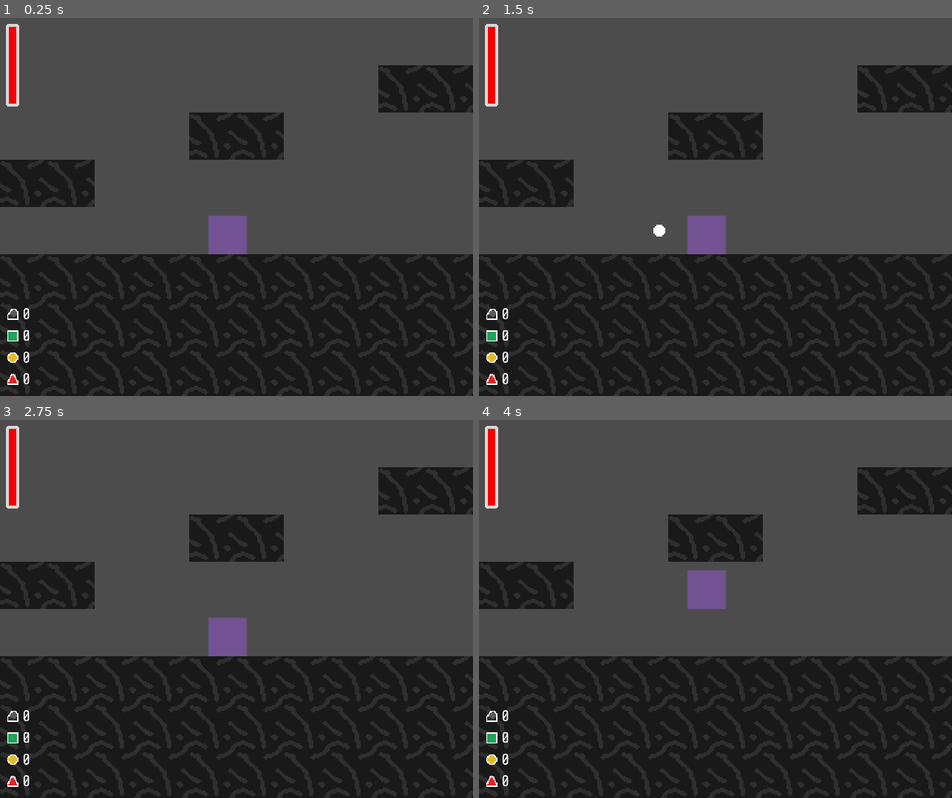
Above: before the commit, frames 1-4 (two rows, left to right).
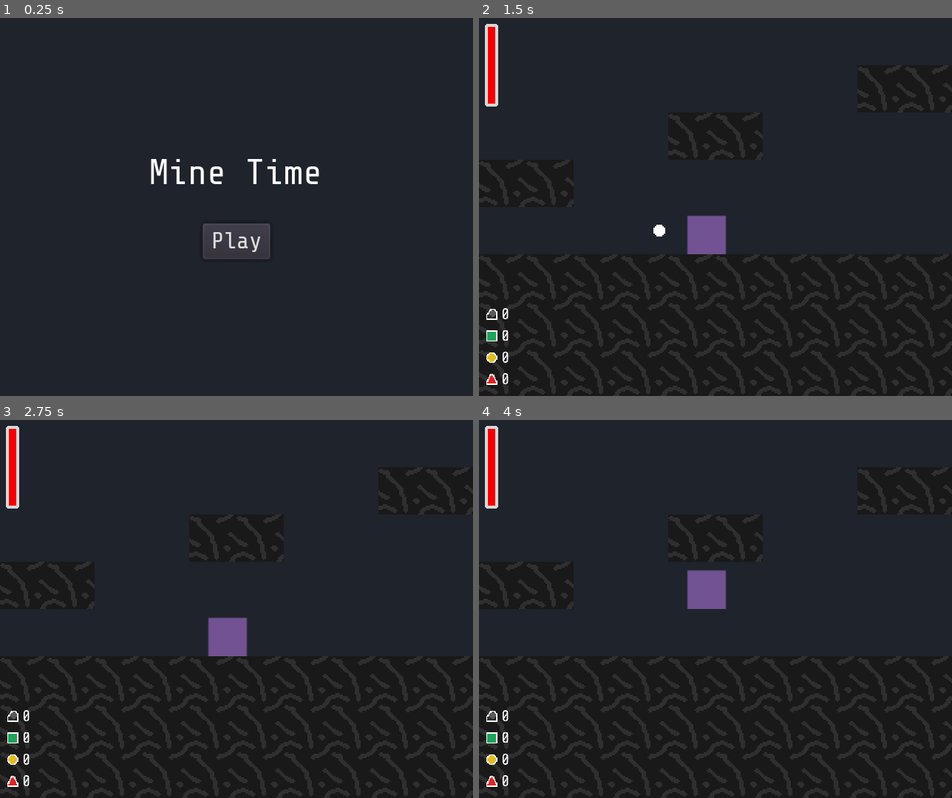
Above: after the commit, the same moments.

Repository: gelvinp/ld51-collapsing-cave
Game: Godot game, scene res://assets/scenes/App.tscn
Same seed, same stepped clock (60 frames per second), same inputs: the game is played once before the commit and once after it. Before the commit the project starts from res://assets/scenes/Game.tscn.
Inputs (mouse positions are in pixels of both pictures, inside the frame that each line leads up to):
- Up to frame 1 (0.25 s): no input
- Up to frame 2 (1.5 s): click (715, 241) at 0.5 s, where only the run after the commit has a clickable "Play"; tap Enter at 1.25 s; hold Right (mine_right) from 1.28 s (still down); tap Space (attack) at 1.35 s
- Up to frame 3 (2.75 s): keep holding Right (mine_right); tap W (jump) at 1.52, 2.27 s; tap Q (build) at 2.1 s
- Up to frame 4 (4 s): release Right (mine_right) at 2.78 s; hold Left (mine_left) 2.78-3.53 s; tap Space (attack) at 2.85 s; hold Right (mine_right) from 3.53 s (still down); tap Q (build) at 3.6 s; tap W (jump) at 3.77 s

The runs differ from the first frame. In frame 1, 55% of the frame differs, in the area x 0-100%, y 0-98%; in frame 2, 53%; in frame 3, 54%; in frame 4, 54%.

Commit message:
Main menu + play again

Diff:
--- a/assets/Maps/Intro.gd
+++ b/assets/Maps/Intro.gd
@@ -4,7 +4,3 @@
 func _on_Enemy_died():
 	tilemap.set_cellv(Vector2(9, -38), Map.TileType.LADDER)
 	$HatchManager.play()
-
-
-func _exit_tree():
-	MapLoader.intro_cleared = true
--- a/assets/Maps/LargeEnemy.tscn
+++ b/assets/Maps/LargeEnemy.tscn
@@ -4,7 +4,7 @@
 [ext_resource path="res://assets/Maps/SmallEnemy.gd" type="Script" id=2]
 [ext_resource path="res://assets/scenes/BigEnemy.tscn" type="PackedScene" id=3]
 
-[node name="IntroMap" type="Node2D"]
+[node name="LargeEnemy" type="Node2D"]
 script = ExtResource( 2 )
 
 [node name="TileMap" type="TileMap" parent="."]
--- a/assets/Maps/SmallEnemy.tscn
+++ b/assets/Maps/SmallEnemy.tscn
@@ -4,7 +4,7 @@
 [ext_resource path="res://assets/Maps/SmallEnemy.gd" type="Script" id=2]
 [ext_resource path="res://assets/scenes/Enemy.tscn" type="PackedScene" id=3]
 
-[node name="IntroMap" type="Node2D"]
+[node name="SmallEnemy" type="Node2D"]
 script = ExtResource( 2 )
 
 [node name="TileMap" type="TileMap" parent="."]
--- a/assets/Maps/SmallMine.tscn
+++ b/assets/Maps/SmallMine.tscn
@@ -3,7 +3,7 @@
 [ext_resource path="res://assets/tileset.tres" type="TileSet" id=1]
 [ext_resource path="res://assets/scripts/map.gd" type="Script" id=2]
 
-[node name="IntroMap" type="Node2D"]
+[node name="SmallMine" type="Node2D"]
 script = ExtResource( 2 )
 
 [node name="TileMap" type="TileMap" parent="."]
--- a/assets/Maps/Start.tscn
+++ b/assets/Maps/Start.tscn
@@ -3,7 +3,7 @@
 [ext_resource path="res://assets/tileset.tres" type="TileSet" id=1]
 [ext_resource path="res://assets/scripts/map.gd" type="Script" id=2]
 
-[node name="IntroMap" type="Node2D"]
+[node name="Start" type="Node2D"]
 script = ExtResource( 2 )
 
 [node name="TileMap" type="TileMap" parent="."]
--- a/assets/Maps/Upgrade.tscn
+++ b/assets/Maps/Upgrade.tscn
@@ -3,7 +3,7 @@
 [ext_resource path="res://assets/tileset.tres" type="TileSet" id=1]
 [ext_resource path="res://assets/scripts/map.gd" type="Script" id=2]
 
-[node name="IntroMap" type="Node2D"]
+[node name="Upgrade" type="Node2D"]
 script = ExtResource( 2 )
 
 [node name="TileMap" type="TileMap" parent="."]
--- /dev/null
+++ b/assets/scenes/App.tscn
@@ -0,0 +1,122 @@
+[gd_scene load_steps=5 format=2]
+
+[ext_resource path="res://assets/ShareTechMono-Regular.ttf" type="DynamicFontData" id=1]
+[ext_resource path="res://assets/theme.tres" type="Theme" id=2]
+[ext_resource path="res://assets/scripts/App.gd" type="Script" id=3]
+
+[sub_resource type="DynamicFont" id=1]
+size = 24
+font_data = ExtResource( 1 )
+
+[node name="App" type="Node2D"]
+script = ExtResource( 3 )
+
+[node name="ColorRect" type="ColorRect" parent="."]
+margin_right = 320.0
+margin_bottom = 256.0
+color = Color( 0.121569, 0.141176, 0.176471, 1 )
+
+[node name="MainMenu" type="Control" parent="."]
+margin_right = 320.0
+margin_bottom = 256.0
+
+[node name="MarginContainer" type="MarginContainer" parent="MainMenu"]
+margin_right = 320.0
+margin_bottom = 256.0
+size_flags_horizontal = 3
+size_flags_vertical = 3
+
+[node name="VBoxContainer" type="VBoxContainer" parent="MainMenu/MarginContainer"]
+margin_right = 320.0
+margin_bottom = 256.0
+size_flags_horizontal = 3
+size_flags_vertical = 3
+custom_constants/separation = 20
+alignment = 1
+
+[node name="Label" type="Label" parent="MainMenu/MarginContainer/VBoxContainer"]
+margin_left = 101.0
+margin_top = 91.0
+margin_right = 218.0
+margin_bottom = 119.0
+size_flags_horizontal = 4
+theme = ExtResource( 2 )
+custom_fonts/font = SubResource( 1 )
+text = "Mine Time"
+
+[node name="Button" type="Button" parent="MainMenu/MarginContainer/VBoxContainer"]
+margin_left = 136.0
+margin_top = 139.0
+margin_right = 184.0
+margin_bottom = 164.0
+size_flags_horizontal = 4
+theme = ExtResource( 2 )
+text = "Play"
+
+[node name="GameOver" type="Control" parent="."]
+pause_mode = 2
+visible = false
+margin_right = 320.0
+margin_bottom = 256.0
+
+[node name="ColorRect" type="ColorRect" parent="GameOver"]
+margin_right = 320.0
+margin_bottom = 256.0
+color = Color( 0, 0, 0, 0.431373 )
+
+[node name="MarginContainer" type="MarginContainer" parent="GameOver"]
+margin_right = 320.0
+margin_bottom = 256.0
+size_flags_horizontal = 3
+size_flags_vertical = 3
+
+[node name="VBoxContainer" type="VBoxContainer" parent="GameOver/MarginContainer"]
+margin_right = 320.0
+margin_bottom = 256.0
+size_flags_horizontal = 3
+size_flags_vertical = 3
+custom_constants/separation = 20
+alignment = 1
+
+[node name="Label" type="Label" parent="GameOver/MarginContainer/VBoxContainer"]
+margin_left = 95.0
+margin_top = 60.0
+margin_right = 225.0
+margin_bottom = 88.0
+size_flags_horizontal = 4
+theme = ExtResource( 2 )
+custom_fonts/font = SubResource( 1 )
+text = "Game Over!"
+
+[node name="VBoxContainer" type="VBoxContainer" parent="GameOver/MarginContainer/VBoxContainer"]
+margin_top = 108.0
+margin_right = 320.0
+margin_bottom = 150.0
+theme = ExtResource( 2 )
+
+[node name="ScoreLabel" type="Label" parent="GameOver/MarginContainer/VBoxContainer/VBoxContainer"]
+margin_left = 115.0
+margin_right = 205.0
+margin_bottom = 19.0
+size_flags_horizontal = 4
+text = "Score: XXX"
+
+[node name="HighScoreLabel" type="Label" parent="GameOver/MarginContainer/VBoxContainer/VBoxContainer"]
+margin_left = 92.0
+margin_top = 23.0
+margin_right = 227.0
+margin_bottom = 42.0
+size_flags_horizontal = 4
+text = "High Score: XXX"
+
+[node name="Button" type="Button" parent="GameOver/MarginContainer/VBoxContainer"]
+margin_left = 109.0
+margin_top = 170.0
+margin_right = 211.0
+margin_bottom = 195.0
+size_flags_horizontal = 4
+theme = ExtResource( 2 )
+text = "Play Again"
+
+[connection signal="pressed" from="MainMenu/MarginContainer/VBoxContainer/Button" to="." method="_on_Button_pressed"]
+[connection signal="pressed" from="GameOver/MarginContainer/VBoxContainer/Button" to="." method="_on_Play_Again_Button_pressed"]
--- /dev/null
+++ b/assets/scripts/App.gd
@@ -0,0 +1,31 @@
+extends Node2D
+
+
+onready var main_menu = $MainMenu
+onready var game_over = $GameOver
+onready var game_scene = preload("res://assets/scenes/Game.tscn")
+var active_game
+
+
+func _on_Button_pressed():
+	active_game = game_scene.instance()
+	add_child(active_game)
+	move_child(active_game, 1)
+	main_menu.visible = false
+	active_game.connect("game_over", self, "_on_game_over")
+
+
+func _on_game_over():
+	active_game.disconnect("game_over", self, "_on_game_over")
+	game_over.visible = true
+
+
+func _on_Play_Again_Button_pressed():
+	active_game.free()
+	MapLoader.room_count = 0
+	active_game = game_scene.instance()
+	add_child(active_game)
+	move_child(active_game, 1)
+	game_over.visible = false
+	active_game.connect("game_over", self, "_on_game_over")
+	get_tree().paused = false
--- a/assets/scripts/Game.gd
+++ b/assets/scripts/Game.gd
@@ -1,4 +1,6 @@
 extends Node2D
+
+signal game_over
 
 
 # Declare member variables here. Examples:
@@ -15,6 +17,7 @@
 
 func _on_game_over():
 	DeathSoundManager.player()
+	emit_signal("game_over")
 	get_tree().paused = true
 
 # Called every frame. 'delta' is the elapsed time since the previous frame.
--- a/assets/scripts/map_wrangler.gd
+++ b/assets/scripts/map_wrangler.gd
@@ -41,6 +41,9 @@
 
 func _process(_delta):
 	if _outgoing_map and _outgoing_map.top_node.global_position.y > 256:
+		if _outgoing_map.name == "IntroMap":
+			MapLoader.intro_cleared = true
+
 		_map_mover.maps.erase(_outgoing_map)
 		_outgoing_map.queue_free()
 		_outgoing_map = null
--- a/assets/tileset.tres
+++ b/assets/tileset.tres
@@ -32,7 +32,7 @@
 points = PoolVector2Array( 28.2768, 32, 4.53549, 32, 4.697, 10.0267, 27.9538, 10.0267 )
 
 [sub_resource type="ConvexPolygonShape2D" id=8]
-points = PoolVector2Array( 28.0884, 32, 4.93926, 32, 4.93926, 10.0536, 28.0884, 10.0536 )
+points = PoolVector2Array( 28.4759, 31.9808, 5.18787, 31.9808, 5.18787, 10.4842, 28.4759, 10.4842 )
 
 [resource]
 0/name = "bedrock.png 0"
--- a/project.godot
+++ b/project.godot
@@ -39,7 +39,7 @@
 [application]
 
 config/name="LD51"
-run/main_scene="res://assets/scenes/Game.tscn"
+run/main_scene="res://assets/scenes/App.tscn"
 config/icon="res://icon.png"
 
 [autoload]
